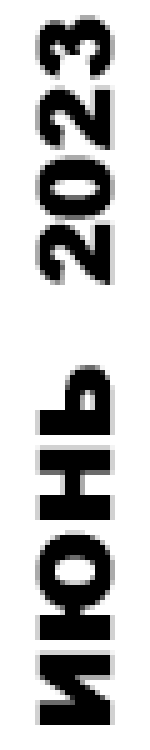
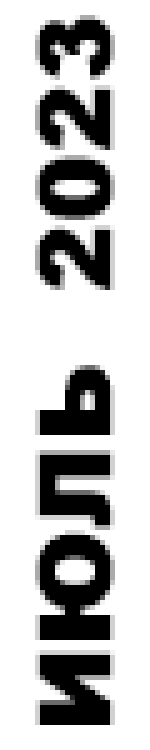
The second 150x750 image is a revision of the first. Changes to its layers:
renamed "ИЮНЬ 2023" to "ИЮЛЬ 2023", painted on it over [35, 220, 115, 530]
